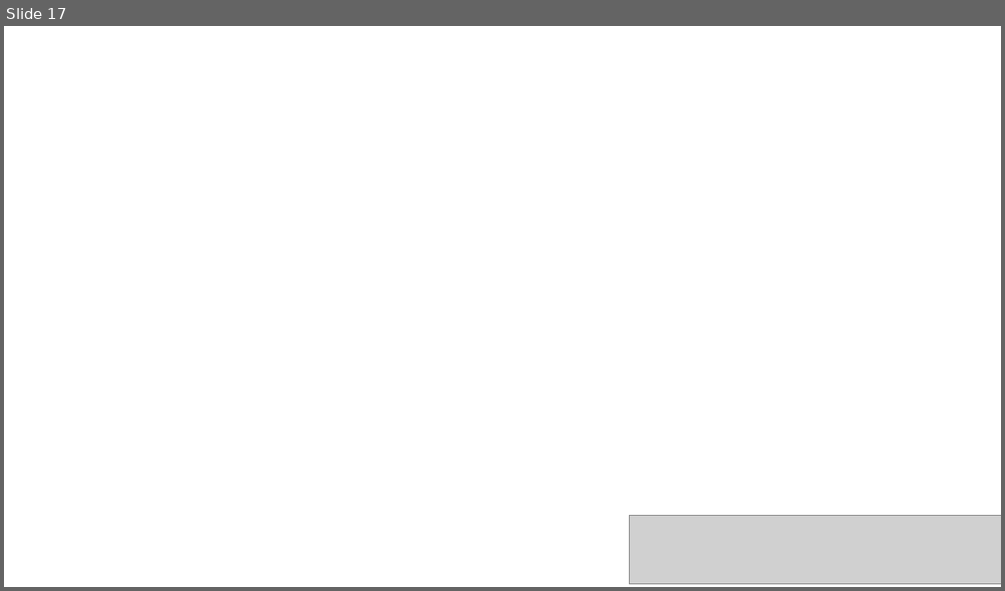
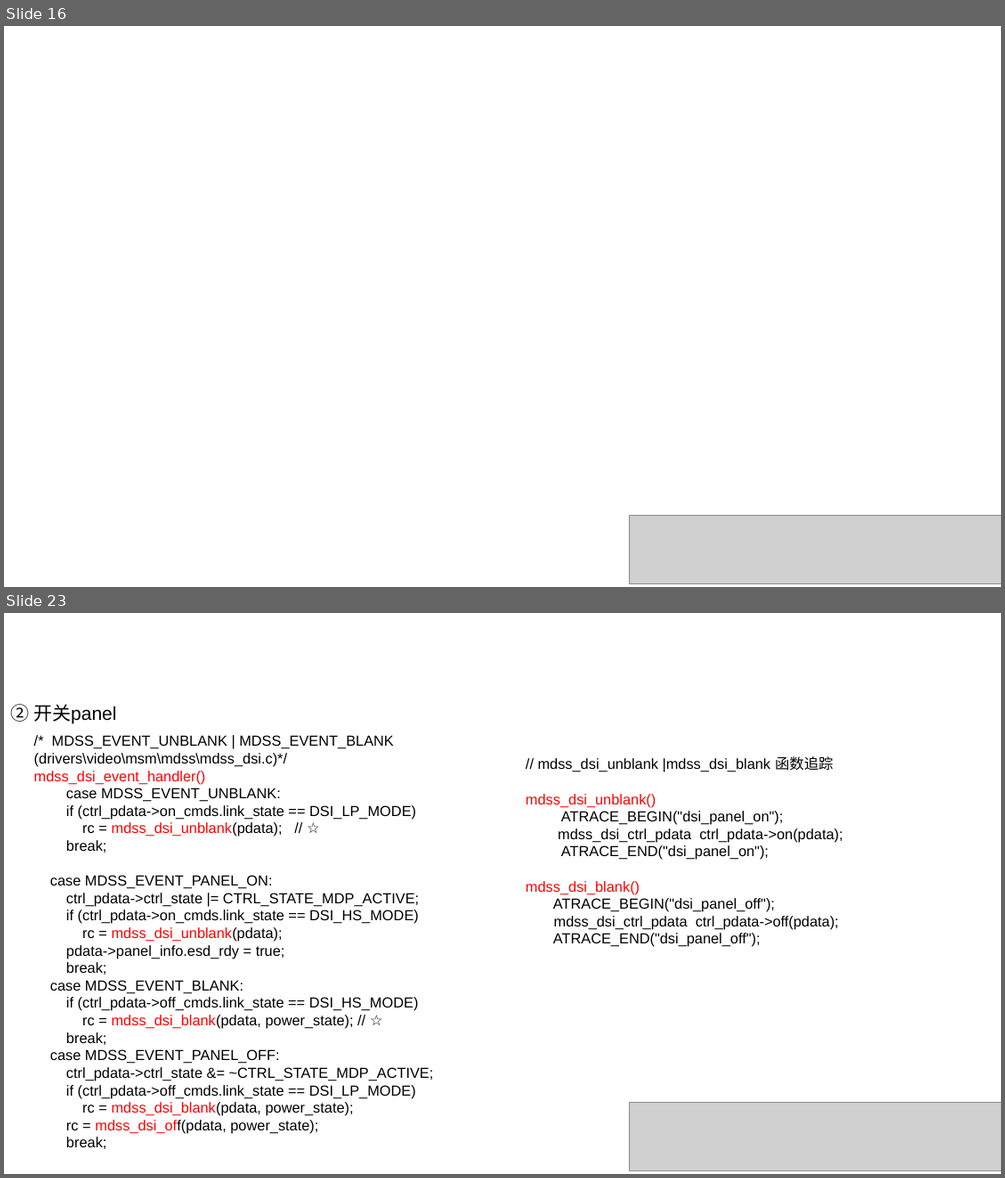
Before and after one commit to liyingfei142118/practice, a slide deck: learn/TP.pptx. Shown one above the other, each under a label of ours: slide 17 before the commit, slides 16 and 23 after it; the slides between them are not shown. The pictures are 1005x591 and 1005x1178 pixels, drawn with LibreOffice and Linux fonts; fonts in the diff are those of the drawing; grey boxes stand for pictures; background and template pictures are left out. Boxes give left, top, right and bottom in pixels: in the first picture for what was removed or moved away, otherwise in the second. Text is boxed around its words. In the diff, an @@ line names an element or a change of style, - is before the commit and + after.

```diff
--- a/learn/TP.pptx
+++ b/learn/TP.pptx
@@ slide 23 added at box(4, 613, 1001, 1174), background picture (left out) @@
@@ text added at box(10, 704, 116, 724), 18 pt, text #000000 @@
+② 开关panel
@@ text added at box(34, 735, 434, 1149), 14 pt, text #000000 @@
+/* MDSS_EVENT_UNBLANK | MDSS_EVENT_BLANK (drivers\video\msm\mdss\mdss_dsi.c)*/
+mdss_dsi_event_handler()
+case MDSS_EVENT_UNBLANK:
+if (ctrl_pdata->on_cmds.link_state == DSI_LP_MODE)
+rc = mdss_dsi_unblank(pdata); // ☆
+break;
+case MDSS_EVENT_PANEL_ON:
+ctrl_pdata->ctrl_state |= CTRL_STATE_MDP_ACTIVE;
+if (ctrl_pdata->on_cmds.link_state == DSI_HS_MODE)
+rc = mdss_dsi_unblank(pdata);
+pdata->panel_info.esd_rdy = true;
+break;
+case MDSS_EVENT_BLANK:
+if (ctrl_pdata->off_cmds.link_state == DSI_HS_MODE)
+rc = mdss_dsi_blank(pdata, power_state); // ☆
+break;
+case MDSS_EVENT_PANEL_OFF:
+ctrl_pdata->ctrl_state &= ~CTRL_STATE_MDP_ACTIVE;
+if (ctrl_pdata->off_cmds.link_state == DSI_LP_MODE)
+rc = mdss_dsi_blank(pdata, power_state);
+rc = mdss_dsi_off(pdata, power_state);
+break;
@@ text added at box(526, 756, 842, 947), 14 pt, text #000000 @@
+// mdss_dsi_unblank |mdss_dsi_blank 函数追踪
+mdss_dsi_unblank()
+ATRACE_BEGIN("dsi_panel_on");
+mdss_dsi_ctrl_pdata ctrl_pdata->on(pdata);
+ATRACE_END("dsi_panel_on");
+mdss_dsi_blank()
+ATRACE_BEGIN("dsi_panel_off");
+mdss_dsi_ctrl_pdata ctrl_pdata->off(pdata);
+ATRACE_END("dsi_panel_off");
@@ picture added at box(629, 1102, 1001, 1171) @@
@@ what was slide 17 is now slide 16 @@
```
Also in this commit, not shown: 8 other slides added, 4 other files.
